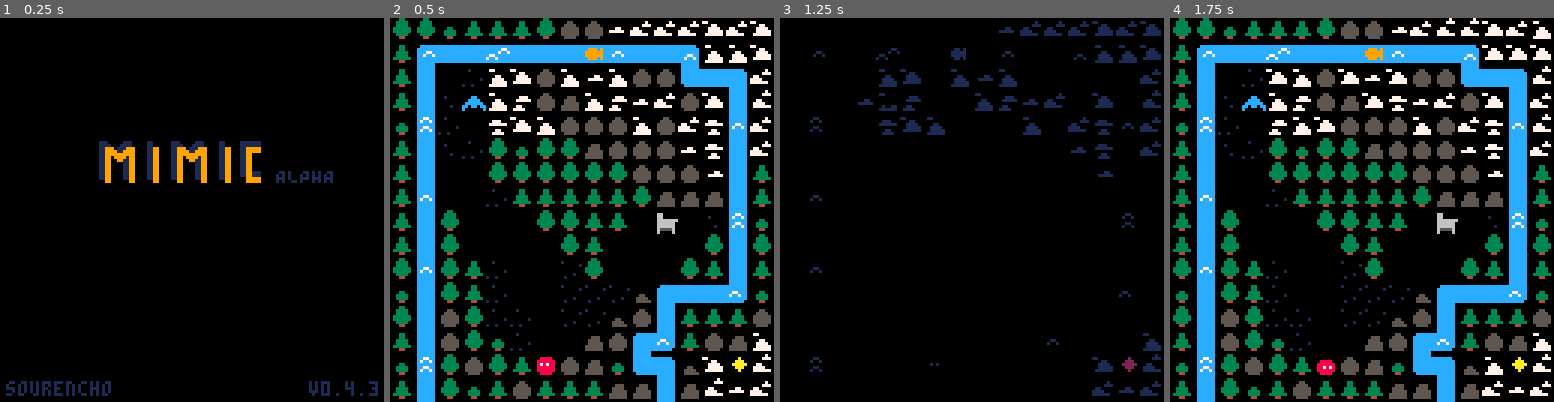
Above: before the commit, frames 1-4 (left to right).
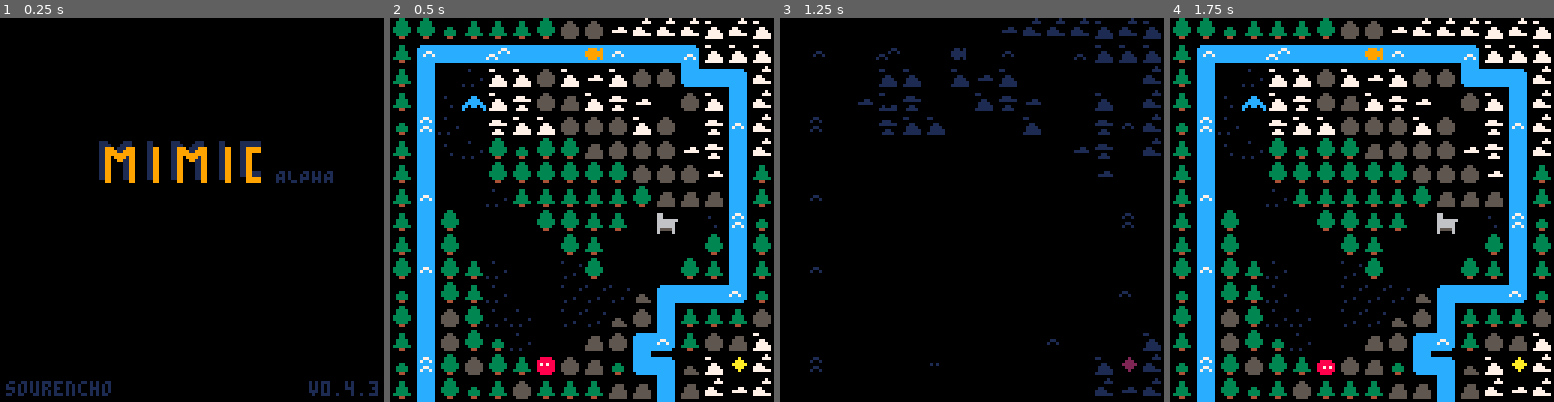
Above: after the commit, the same moments.

Repository: sourencho/mimic
Game: PICO-8 cartridge mimic.p8
The game is run twice, just before and just after one commit, with the same random seed, the same clock (stepped at 60 frames per second) and the same inputs.
Inputs:
- Up to frame 1 (0.25 s): no input
- Up to frame 2 (0.5 s): tap X (X key) at 0.33 s
- Up to frame 3 (1.25 s): tap O (Z key) at 0.7 s; tap X (X key) at 1.07 s
- Up to frame 4 (1.75 s): hold Right from 1.6 s (still down); tap O (Z key) at 1.7 s

Frame 1 is identical in both runs. In frame 2, 1.6% of the frame differs, in the area x 31-100%, y 0-99%; in frame 3, 1.6%; in frame 4, 1.7%, in the area x 25-100%, y 0-99%.

Commit message:
Remove tile animations to save tokens

Diff:
--- a/mimic.p8
+++ b/mimic.p8
@@ -75,21 +75,6 @@
     [cloud] = 99,
     [cloud_small] = 67,
     [teru] = 111
-}
-
-tile_frame_counts = {
-    [67] = 4, -- cloud_1_spr
-    [83] = 4, -- cloud_2_spr
-    [99] = 4, -- cloud_3_spr
-    [115] = 4, -- cloud_4_spr
-    [126] = 2, -- manish_sparkle
-}
-tile_frame_speeds = {
-    [67] = 500, -- cloud_1_spr
-    [83] = 500, -- cloud_2_spr
-    [99] = 500, -- cloud_3_spr
-    [115] = 500, -- cloud_4_spr
-    [126] = 200, -- manish_sparkle
 }
 
 tile_display_names = {
@@ -457,7 +442,7 @@
 end
 
 function get_tile_class(t)
-    return fget(t.spr)
+    return fget(t)
 end
 
 function get_dynamic_or_static_tile_class(pos)
@@ -623,7 +608,7 @@
     if (not in_bounds(pos)) return false
 
     -- For all tile types, check if this tile is of that type and actor has ability to move
-    if level_dynamic_tiles[pos.x][pos.y].spr != ground_spr then
+    if level_dynamic_tiles[pos.x][pos.y] != ground_spr then
         return valid_move_dynamic(pos, a)
     end
     return valid_move_static(pos, a)
@@ -666,7 +651,7 @@
     -- only allow to push onto ground for now
     if (is_static_tile(ground, new_pos) and is_dynamic_tile(ground, new_pos)) then
         level_dynamic_tiles[new_pos.x][new_pos.y] = level_dynamic_tiles[pos.x][pos.y]
-        level_dynamic_tiles[pos.x][pos.y] = make_tile(ground_spr)
+        level_dynamic_tiles[pos.x][pos.y] = ground_spr
     end
 end
 
@@ -1374,30 +1359,6 @@
 
 -- == LEVEL and MAP ==
 
-function make_tile(tile_spr)
-    local tile = {
-        -- SCHEMA:
-        -- (int) frames
-        -- (int) speed
-        -- (int) tick_offset
-        -- (int) spr
-        -- (int) frame
-    }
-
-    local tile_frame_count = tile_frame_counts[tile_spr]
-    if (tile_frame_count == nil) tile_frame_count = 0
-    tile.frames = tile_frame_count
-
-    local tile_frame_speed = tile_frame_speeds[tile_spr]
-    if (tile_frame_speed == nil) tile_frame_speed = 0
-    tile.speed = tile_frame_speed
-    tile.tick_offset = flr(rnd(tile.speed))
-
-    tile.spr = tile_spr
-    tile.frame = flr(rnd(tile_frame_count))
-    return tile
-end
-
 function init_level(_level)
     if _level != tutorial_level then
         change_state("play")
@@ -1448,8 +1409,8 @@
             else
                 debug.print(i.." "..j.." "..tile_class.." tile not dynamic or static")
             end
-            level_dynamic_tiles[i][j] = make_tile(dynamic_spr)
-            level_static_tiles[i][j] = make_tile(static_spr)
+            level_dynamic_tiles[i][j] = dynamic_spr
+            level_static_tiles[i][j] = static_spr
         end
     end
 end
@@ -1723,13 +1684,9 @@
     for i=0,level_size-1 do
         for j=0,level_size-1 do
             for t in all({level_static_tiles[i][j], level_dynamic_tiles[i][j]}) do
-                if (t.spr == nil) print(i.." "..j)
-                if t.spr > 0 then
-                    if t.frames != 0 and (game.tick + t.tick_offset) % t.speed == 0 then
-                        t.frame += 1
-                        t.frame %= t.frames
-                    end
-                    spr(t.spr + t.frame, i*8, j*8)
+                if (t == nil) print(i.." "..j)
+                if t > 0 then
+                    spr(t, i*8, j*8)
                 end
             end
         end
@@ -2389,7 +2346,7 @@
 
 
 __gff__
-0000000000fd00fffeff0602060400000800000000fffefffeff0602060000000000000000ff00fffe020201000000000000000000ff0000000200000000000008101060606060020202020202028080040424404040400202020202020080800101214040404002020202020202808010101040404040020202020208088080
+0000000000fd00fffeff0602060400000800000000fffefffeff0602060000000000000000ff00fffe020201000000000000000000ff0000000200000000000008101060101010020202020202028080040424401010100202020202020080800101214010101002020202020202808010101040101010020202020208088010
 0808080808080808080808080808080802020202020000000800000000000000020202020000000000000000000000000202020200000000000000000000000000000000000000000000000000000000000000000000000000000000000000000000000000000000000000000000000000000000000000000000000000000000
 __map__
 6060606160606060606060606061606041414141414141414141414141414141606161626060606060606060606160604141414141414141414141414141414160606060606060606060606060606060616062616060606061605061606160604241717060616060605050505151505050515150505150576060606051515151
Not shown, changed: 19 lines of the sprite sheet (__gfx__) section of mimic.p8
